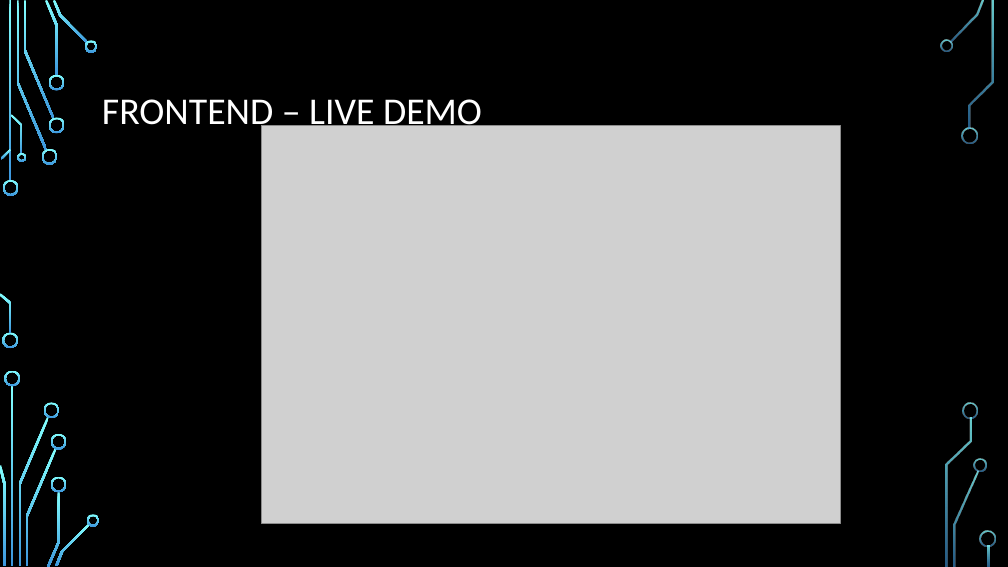
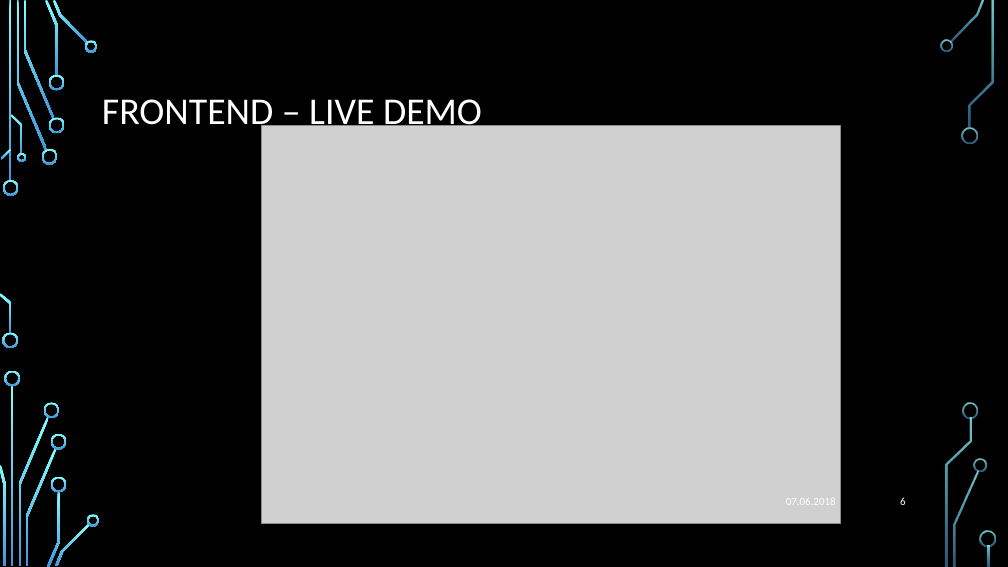
Before and after one commit to P1zz4br0etch3n/jeopardy, a slide deck: slide 6 of Jeopardy.pptx. Drawn at 1008x567 pixels with LibreOffice and Linux fonts; fonts in the diff are those of the drawing; grey boxes stand for pictures; background and template pictures are left out. Boxes give left, top, right and bottom in pixels: in the first picture for what was removed or moved away, otherwise in the second. Text is boxed around its words. In the diff, an @@ line names an element or a change of style, - is before the commit and + after.

```diff
--- a/Jeopardy.pptx
+++ b/Jeopardy.pptx
@@ text added at (786,498,836,505), 10.5 pt, text #FFFFFF @@
+07.06.2018
@@ page number added at (900,497,906,505), 10.5 pt, text #FFFFFF @@
+6
```
Also in this commit, not shown: 4 other slides changed, 2 other files.
